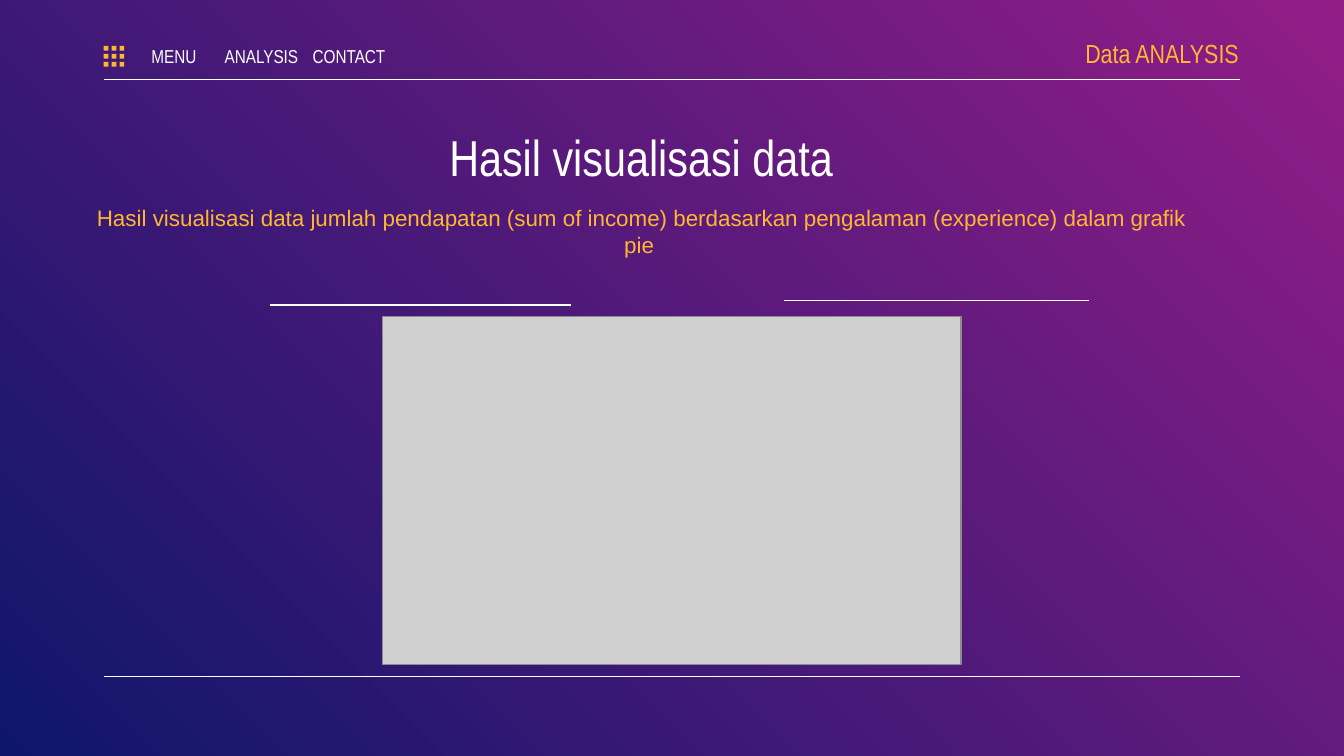
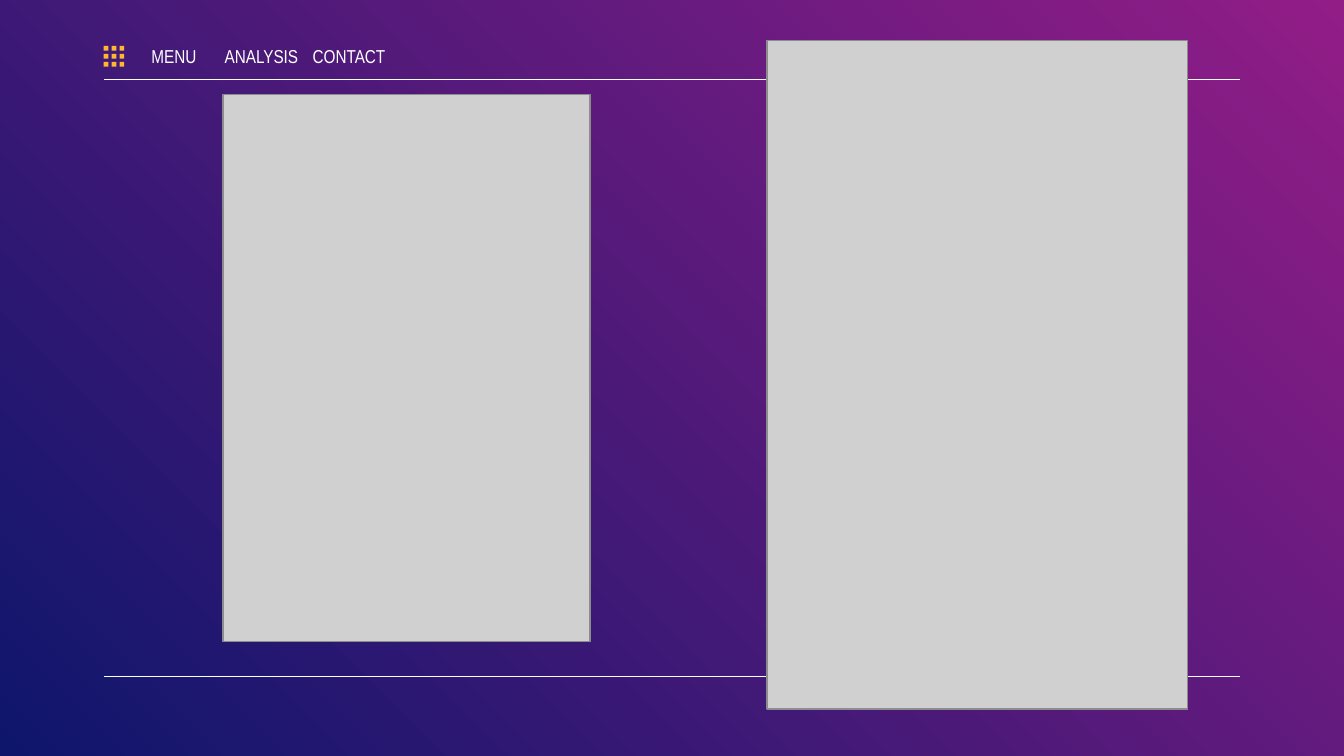
Before and after one commit to JakaDwi/UAS_BI_2022, a slide deck: slide 7 of UAS_BI_VISUALISASI_DATA BANK_19520004.pptx (slide 6 before the commit). Drawn at 1344x756 pixels with LibreOffice and Linux fonts; fonts in the diff are those of the drawing; grey boxes stand for pictures. Boxes give left, top, right and bottom in pixels: in the first picture for what was removed or moved away, otherwise in the second. Text is boxed around its words. In the diff, an @@ line names an element or a change of style, - is before the commit and + after.

```diff
--- a/UAS_BI_VISUALISASI_DATA BANK_19520004.pptx
+++ b/UAS_BI_VISUALISASI_DATA BANK_19520004.pptx
@@ picture added at (767,40,1188,710) @@
@@ text removed at (1085,45,1238,63) @@
-Data ANALYSIS
@@ picture: place and size @@
-picture at (383,316,961,664)
+picture at (223,94,590,641)
@@ title removed at (449,139,832,177) @@
-Hasil visualisasi data
@@ text removed at (97,209,1186,258) @@
-Hasil visualisasi data jumlah pendapatan (sum of income) berdasarkan pengalaman (experience) dalam grafik pie
@@ line removed from (270, 305) to (571, 305) @@
@@ line removed from (784, 301) to (1089, 301) @@
```
Also in this commit, not shown: 1 other slide changed, 2 slides added, 1 other file.
